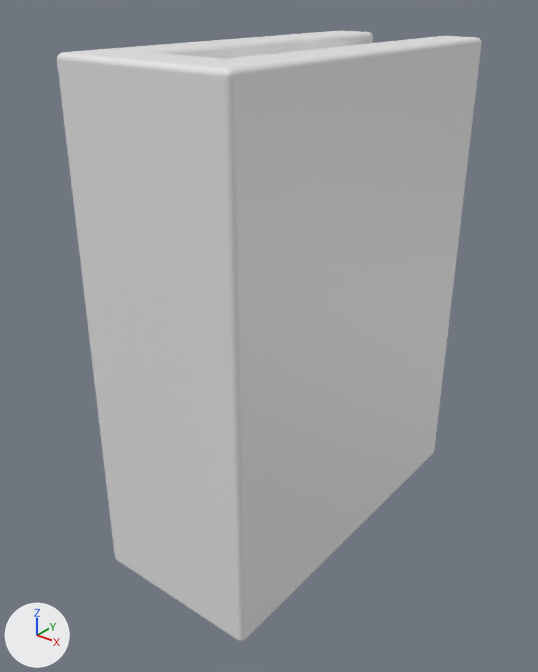
The FBX model Unity/Assets/3D/Props/book.fbx, before and after one commit.
Rendered twice from a 50 mm camera at (1.091, -1.471, 1.417) aimed at (-0.031, -0.069, 0.548). The axes (+X, +Y, +Z) are drawn at lower left. The lights are the same throughout. Where no turn or scale is listed for an object, it has been applied to the vertices.

Objects in the first picture: 'book'.
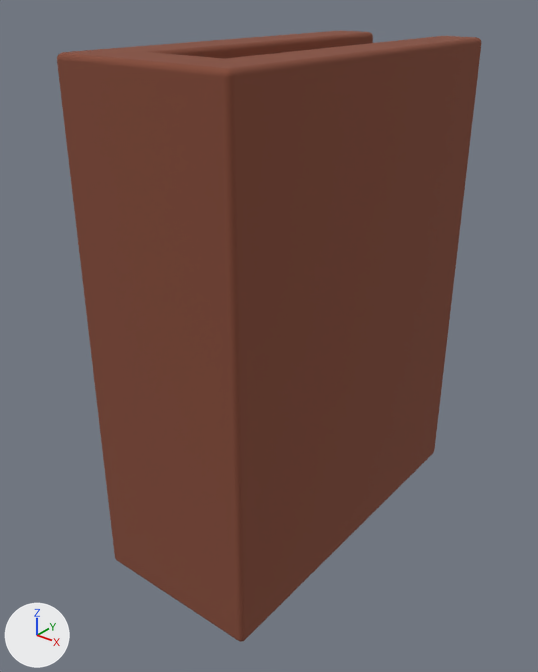
Patch to the scene script:
```diff
--- a/Unity/Assets/3D/Props/book.fbx.py
+++ b/Unity/Assets/3D/Props/book.fbx.py
@@ mat_bouchon @@
+mat_bouchon = principled_material('bouchon')
+mat_bouchon.base_color = (0.24, 0.0846, 0.0307)  # brown #865231
+mat_bouchon.roughness = 1.0
@@ mat_copper @@
+mat_copper = principled_material('copper')
+mat_copper.base_color = (0.233, 0.0693, 0.0387)  # brown #854a37
+mat_copper.roughness = 1.0
@@ me_plane_007 @@
 me_plane_007.from_pydata(...)  # 404 vertices, 382 faces; spans x -0.233..0.233, y -0.503..0.503, z -0.036..1.278
 # used by ob_book; location = (0.0, 0.0, 0.0)
+# me_plane_007 part 1: 158 of the faces centred in x -0.232..0.232, y -0.503..0.503, z -0.035..-0.017 switch from no material to mat_copper (brown #854a37)
+# me_plane_007 part 2: 158 of the faces centred in x -0.232..0.232, y -0.503..0.503, z 1.258..1.277 switch from no material to mat_copper (brown #854a37)
+# me_plane_007 part 3: 46 of the faces centred in x -0.233..0.233, y -0.503..0.503, z 0.621 switch from no material to mat_copper (brown #854a37)
+me_plane_007.materials.append(mat_bouchon)  # brown #865231
```

Boxes [x1, y1, x2, y2] around the edits, measured in the pictures (538 x 672 px):
part 1 of me_plane_007, recoloured (grey to brown)
    both: [115, 452, 434, 642]
part 2 of me_plane_007, recoloured (white to brown)
    both: [57, 30, 481, 78]
part 3 of me_plane_007, recoloured (grey to brown)
    both: [57, 37, 481, 640]
